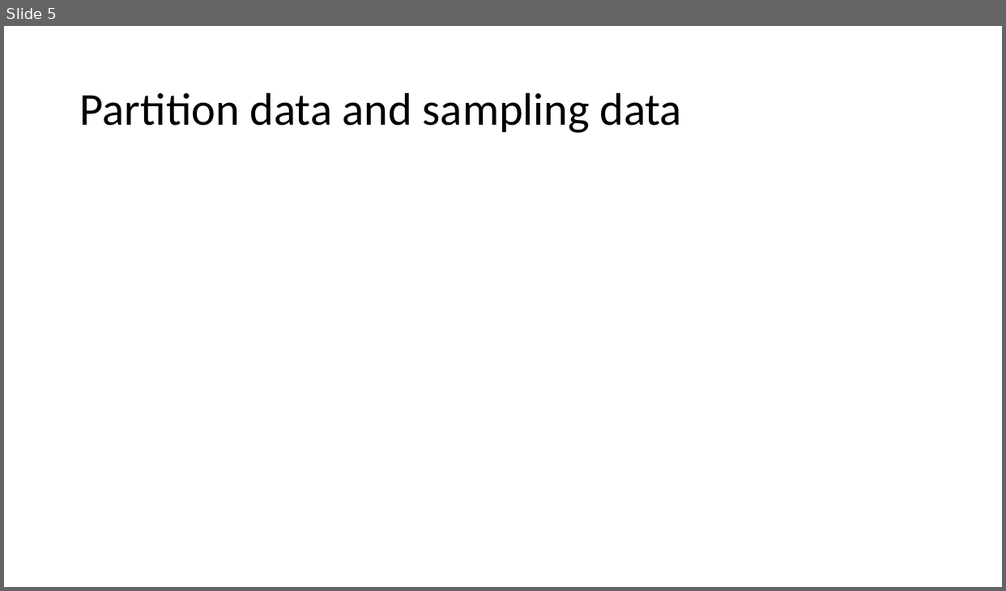
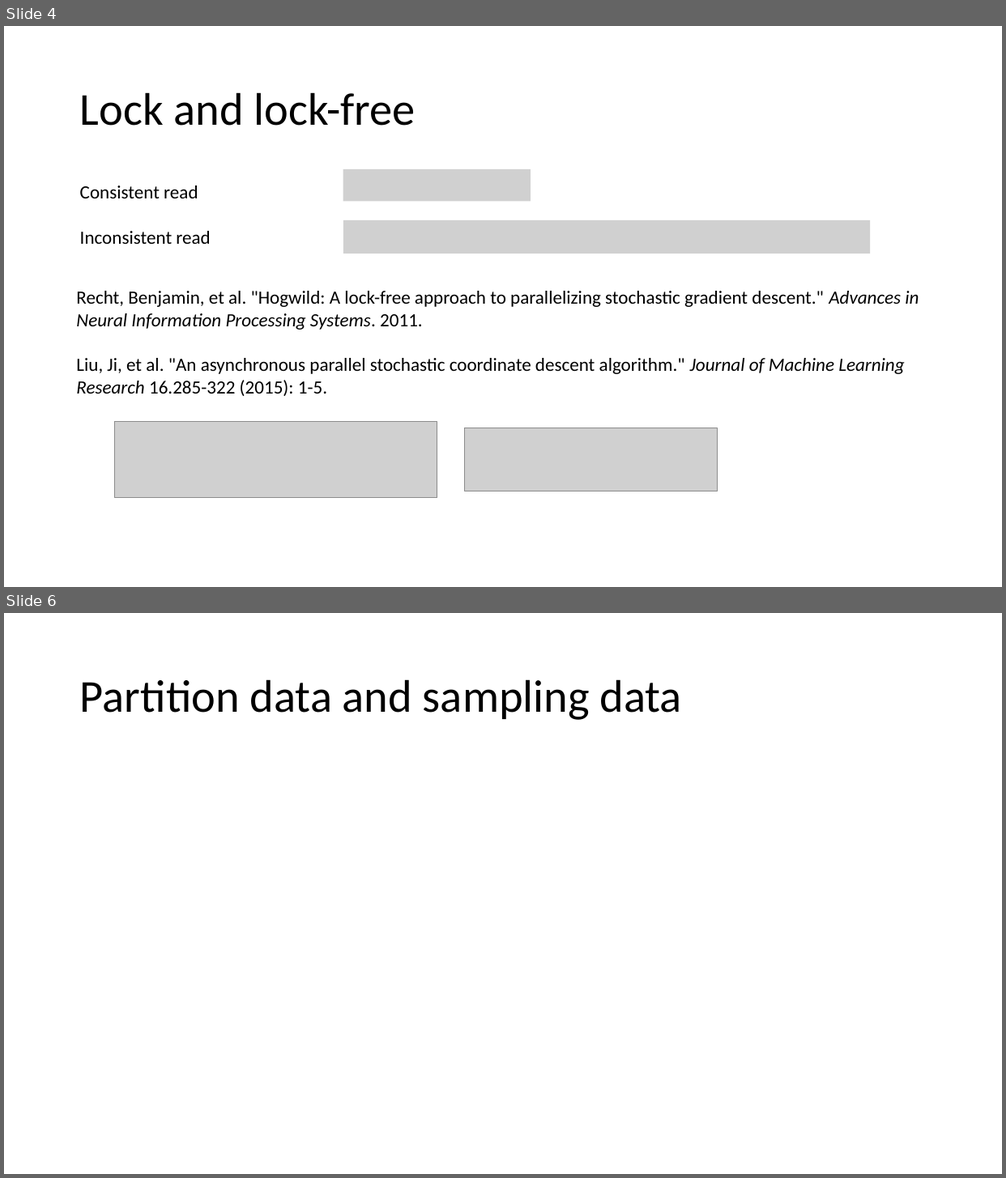
Before and after one commit to xfdywy/Optimization, a slide deck: distributed ML implementation.pptx. Shown one above the other, each under a label of ours: slide 5 before the commit, slides 4 and 6 after it; the slides between them are not shown. The pictures are 1006x591 and 1006x1178 pixels, drawn with LibreOffice and Linux fonts; fonts in the diff are those of the drawing; grey boxes stand for pictures. Boxes give left, top, right and bottom in pixels: in the first picture for what was removed or moved away, otherwise in the second. Text is boxed around its words. In the diff, an @@ line names an element or a change of style, - is before the commit and + after.

```diff
--- a/distributed ML implementation.pptx
+++ b/distributed ML implementation.pptx
@@ slide 4 added at bbox=[4, 26, 1002, 587], background #FFFFFF @@
@@ title added at bbox=[80, 92, 415, 126], 44 pt, text #000000 @@
+Lock and lock-free
@@ picture added at bbox=[343, 169, 530, 201] @@
@@ text added at bbox=[80, 186, 210, 244], 18 pt, text #000000 @@
+Consistent read
+Inconsistent read
@@ picture added at bbox=[343, 220, 870, 254] @@
@@ text added at bbox=[76, 291, 918, 396], 18 pt, text #000000 @@
+Recht, Benjamin, et al. "Hogwild: A lock-free approach to parallelizing stochastic gradient descent." Advances in Neural Information Processing Systems. 2011.
+Liu, Ji, et al. "An asynchronous parallel stochastic coordinate descent algorithm." Journal of Machine Learning Research 16.285-322 (2015): 1-5.
@@ picture added at bbox=[115, 422, 437, 498] @@
@@ picture added at bbox=[465, 429, 718, 492] @@
@@ what was slide 5 is now slide 6 @@
```
Also in this commit, not shown: 11 slides changed, 3 other slides added, 2 slides removed, 1 other file.
